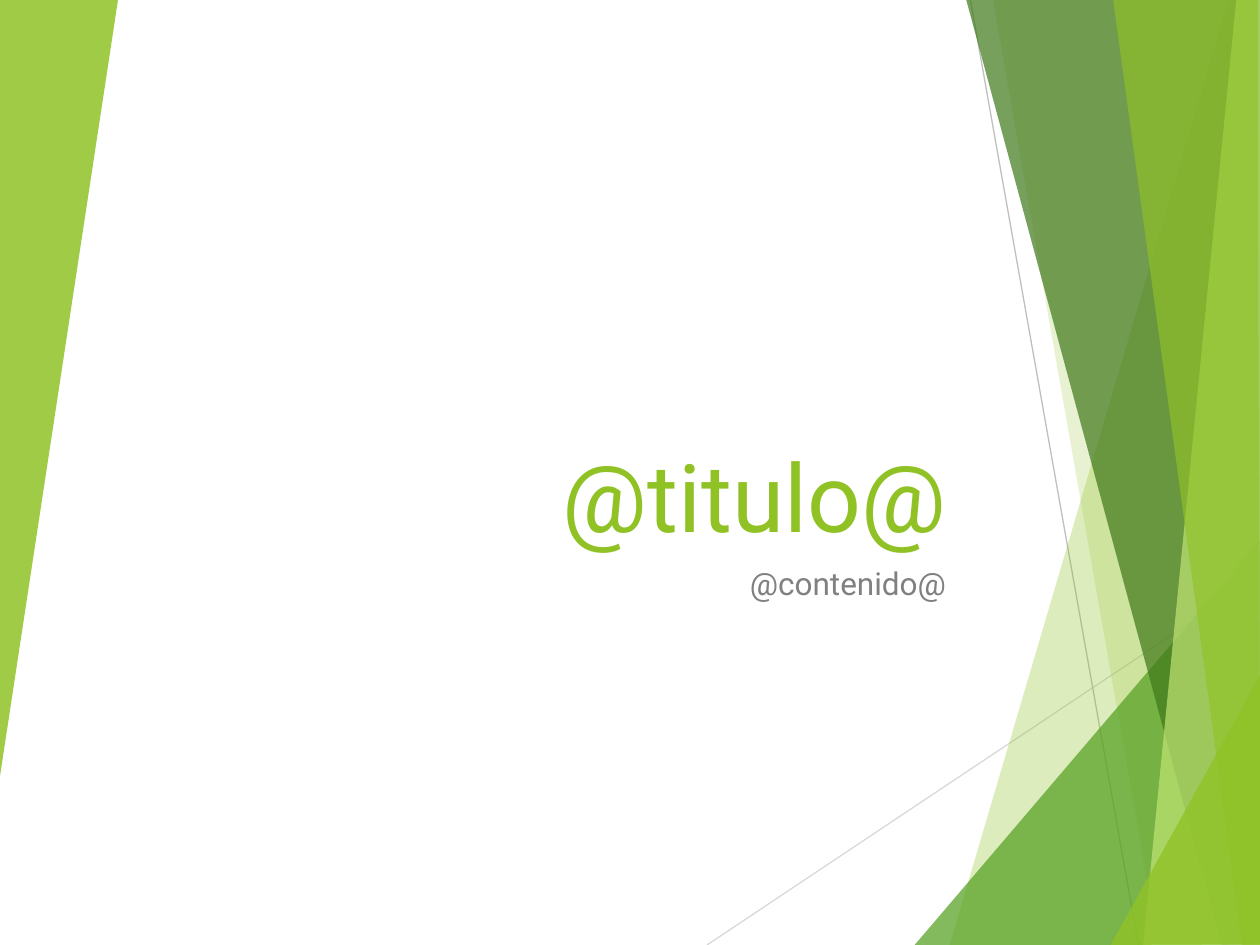
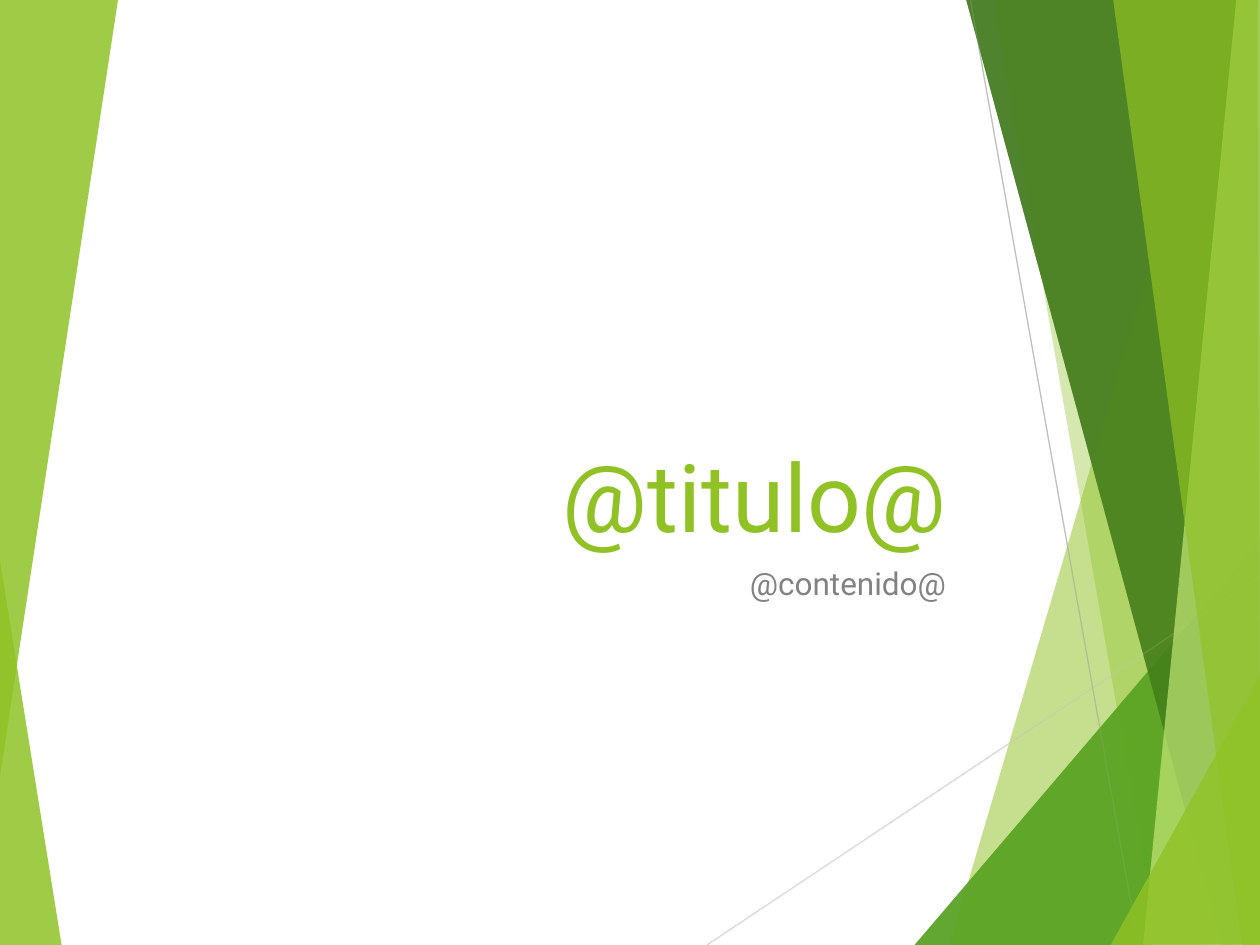
Before and after one commit to wangfei660/EasyOffice, a slide deck: slide 1 of example1.pptx. Drawn at 1260x945 pixels with LibreOffice and Linux fonts; fonts in the diff are those of the drawing. Boxes give left, top, right and bottom in pixels: in the first picture for what was removed or moved away, otherwise in the second. Text is boxed around its words. In the diff, an @@ line names an element or a change of style, - is before the commit and + after.

```diff
--- a/example1.pptx
+++ b/example1.pptx
@@ freeform shape added at [0,553,62,945], fill #90C226 at 85% opacity @@
@@ group added at [915,0,1260,945]: 7 freeform shapes @@
```
Also in this commit, not shown: 4 slides added, 1 other file.
